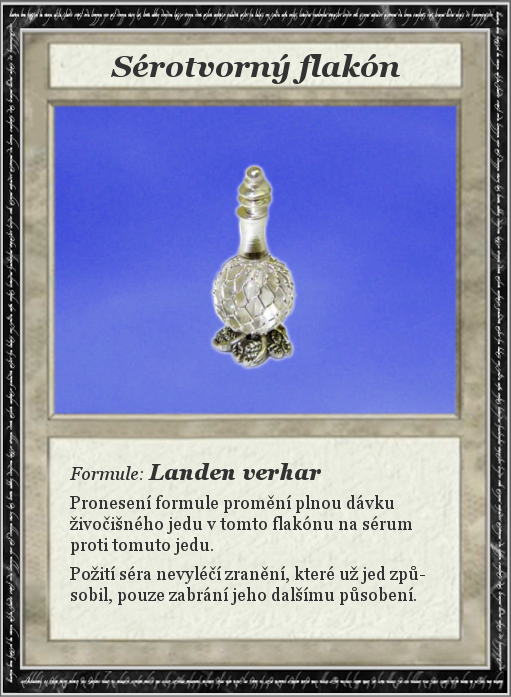
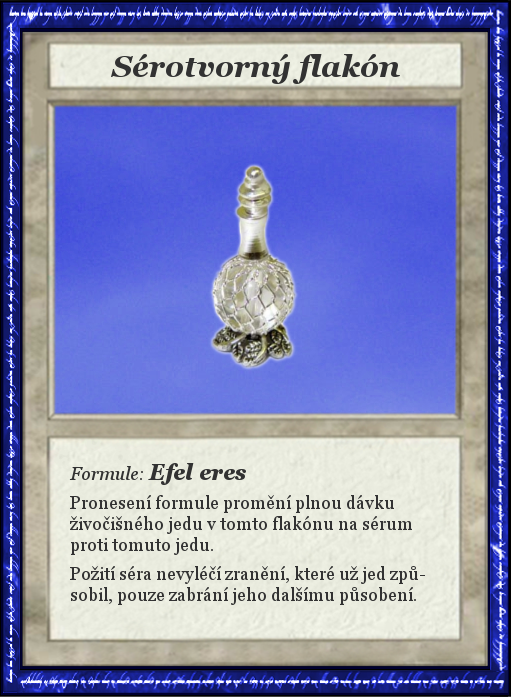
The second 511×697 image is a revision of the first. Changes to its layers:
renamed "Formule: Landen verhar ..." to "Formule: Efel eres ...", painted on it over [149, 463, 321, 485]
renamed "RuneFrame" to "Dropped Buffer", painted on it over [0, 0, 511, 697]
